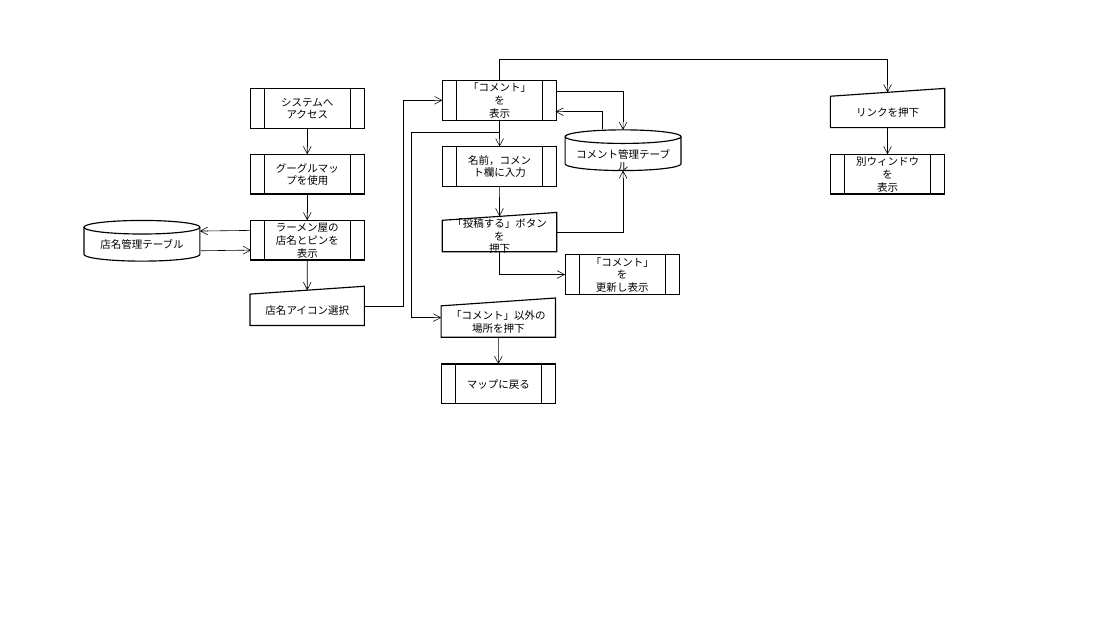
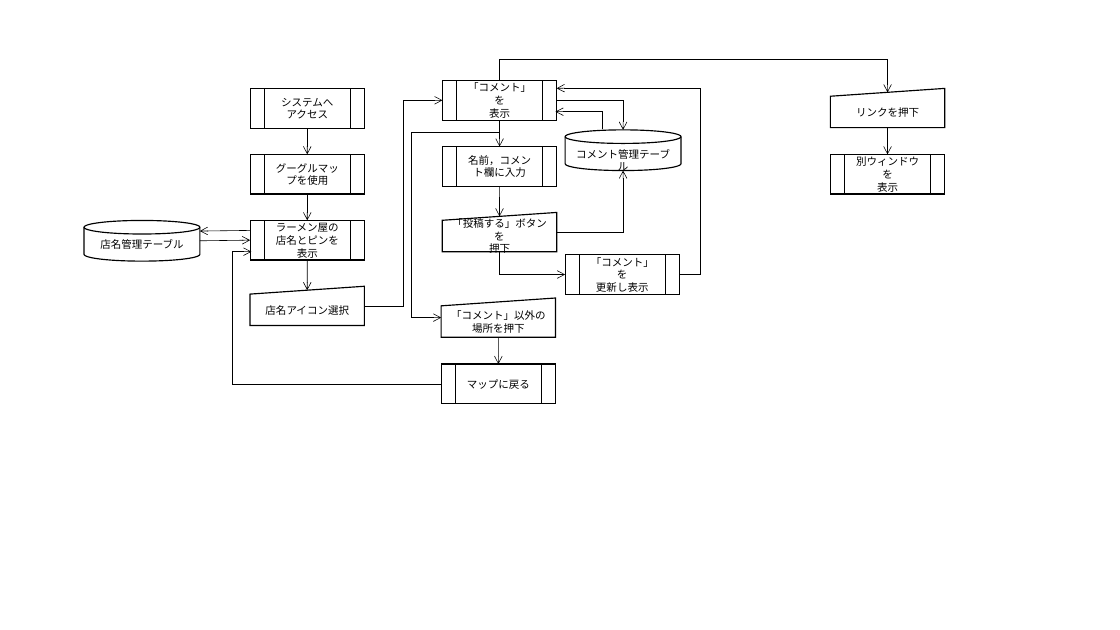
Before and after one commit to shimoda-a/pmpractice, a slide deck: slide 2 of yabuki-a/PM演習矢吹a/C藩の内部設計書/内部設計書資料C藩の.pptx. Drawn at 1120x630 pixels with LibreOffice and Linux fonts; fonts in the diff are those of the drawing. Boxes give left, top, right and bottom in pixels: in the first picture for what was removed or moved away, otherwise in the second. Text is boxed around its words. In the diff, an @@ line names an element or a change of style, - is before the commit and + after.

```diff
--- a/yabuki-a/PM演習矢吹a/C藩の内部設計書/内部設計書資料C藩の.pptx
+++ b/yabuki-a/PM演習矢吹a/C藩の内部設計書/内部設計書資料C藩の.pptx
@@ elbow arrow added from (680, 275) to (557, 88), #000000 0.5 pt @@
@@ elbow arrow moved from (557, 91) - (623, 130) to (557, 101) - (623, 130) @@
@@ arrow moved from (201, 251) - (251, 250) to (200, 241) - (250, 240) @@
@@ elbow arrow added from (441, 384) to (251, 252), #000000 0.5 pt @@
```
Also in this commit, not shown: 2 other files.
